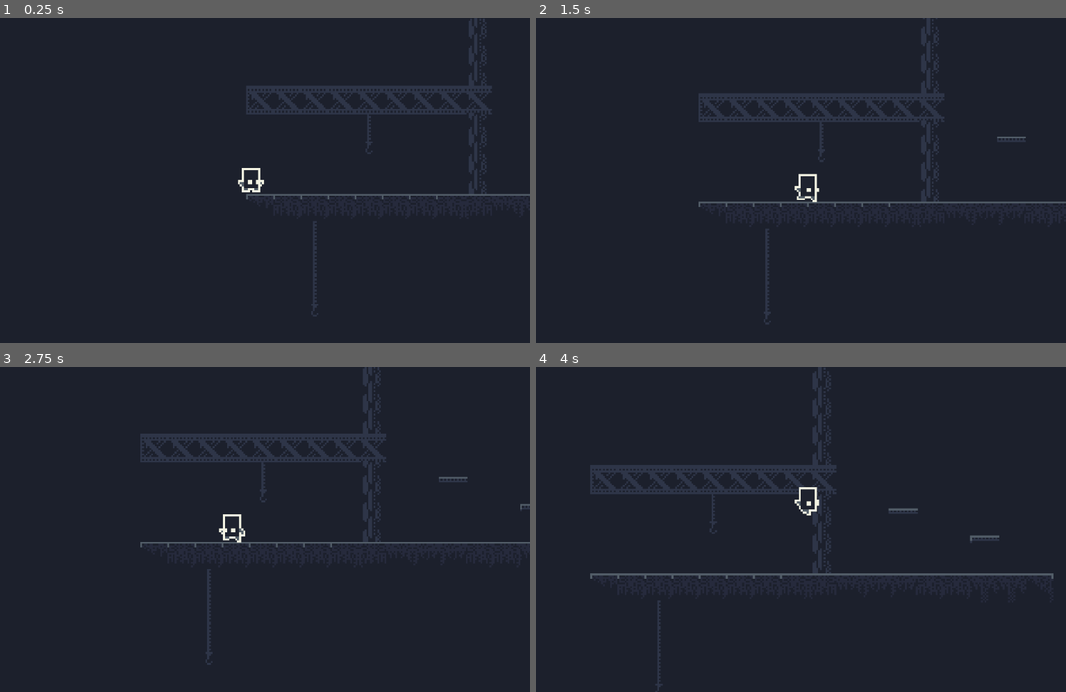
Above: before the commit, frames 1-4 (two rows, left to right).
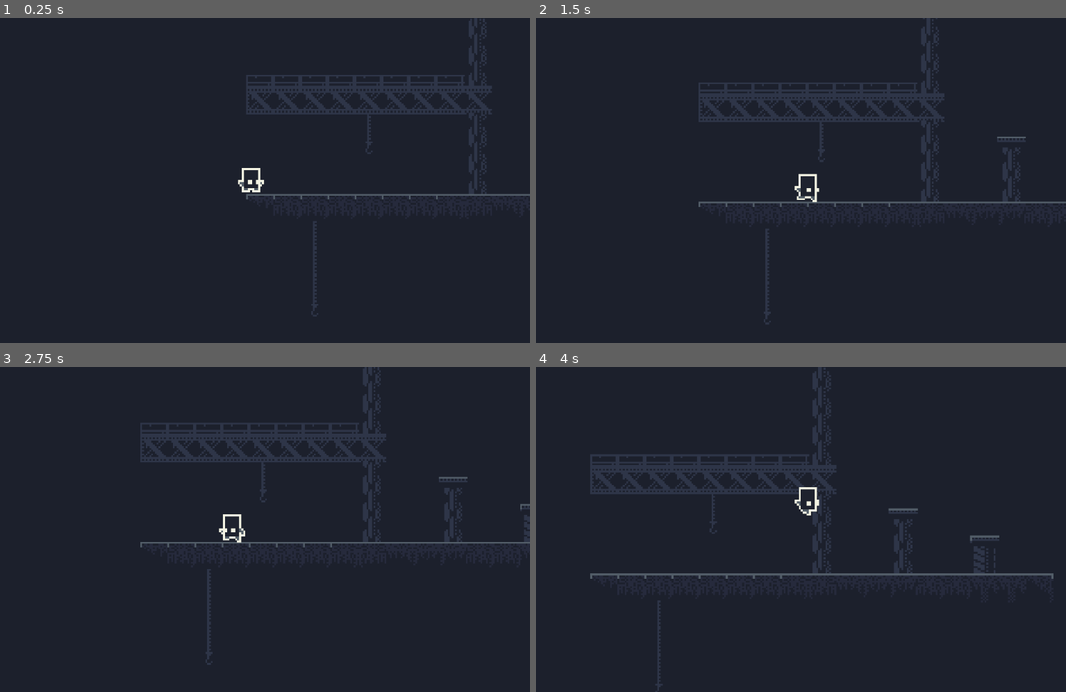
Above: after the commit, the same moments.

Repository: ladroid/IndustrialGame
Game: Godot game, scene res://scenes/Map.tscn
Two runs of this game, one before a commit and one after it. Both use one fixed random seed, a clock stepped at 60 frames per second and the inputs below.
Inputs:
- Up to frame 1 (0.25 s): no input
- Up to frame 2 (1.5 s): hold Right (ui_right) from 0.53 s (still down); tap Up (ui_up) at 0.77 s
- Up to frame 3 (2.75 s): tap Up (ui_up) at 1.52 s; release Right (ui_right) at 2.03 s; hold Left (ui_left) from 2.03 s (still down)
- Up to frame 4 (4 s): release Left (ui_left) at 2.78 s; hold Right (ui_right) from 2.78 s (still down); tap Up (ui_up) at 3.02, 3.77 s

The runs differ from the first frame. In frame 1, 0.5% of the frame differs, in the area x 46-88%, y 17-21%; in frame 2, 0.8%; in frame 3, 0.7%; in frame 4, 0.9%, in the area x 10-87%, y 26-64%.

Commit message:
improve game

Diff:
--- a/scenes/Map.tscn
+++ b/scenes/Map.tscn
@@ -10,7 +10,7 @@
 cell_size = Vector2( 15, 15 )
 cell_custom_transform = Transform2D( 16, 0, 0, 16, 0, 0 )
 format = 1
-tile_data = PoolIntArray( 2031624, 26, 0, 2097160, 26, 0, 2162696, 26, 0, 2228232, 26, 0, 2293760, 21, 0, 2293761, 22, 0, 2293762, 22, 0, 2293763, 22, 0, 2293764, 22, 0, 2293765, 22, 0, 2293766, 22, 0, 2293767, 22, 0, 2293768, 22, 0, 2359300, 41, 0, 2359304, 26, 0, 2359307, 40, 0, 2424836, 42, 0, 2424840, 26, 0, 2424846, 39, 0, 2490376, 26, 0, 2555904, 0, 0, 2555905, 2, 0, 25559 …(286 unchanged characters)…
+tile_data = PoolIntArray( 2031624, 26, 0, 2097160, 26, 0, 2162696, 26, 0, 2228224, 14, 0, 2228225, 14, 0, 2228226, 14, 0, 2228227, 14, 0, 2228228, 14, 0, 2228229, 14, 0, 2228230, 14, 0, 2228231, 14, 0, 2228232, 26, 0, 2293760, 21, 0, 2293761, 22, 0, 2293762, 22, 0, 2293763, 22, 0, 2293764, 22, 0, 2293765, 22, 0, 2293766, 22, 0, 2293767, 22, 0, 2293768, 22, 0, 2359300, 41, 0, 2359304, 26, 0, 2359307, 40, 0, 2424836, 42, 0, 2424840, 26, 0, 2424843, 26, 0, 2424846, 39, 0, 2490376, 26, 0, 2490379, 26, 0, 2490382, 27, 0, 2555904, 0, 0, 2555905, 2, 0, 25559 …(286 unchanged characters)…
 
 [node name="Hero" parent="." instance=ExtResource( 2 )]
 position = Vector2( 3.41133, 576.66 )
